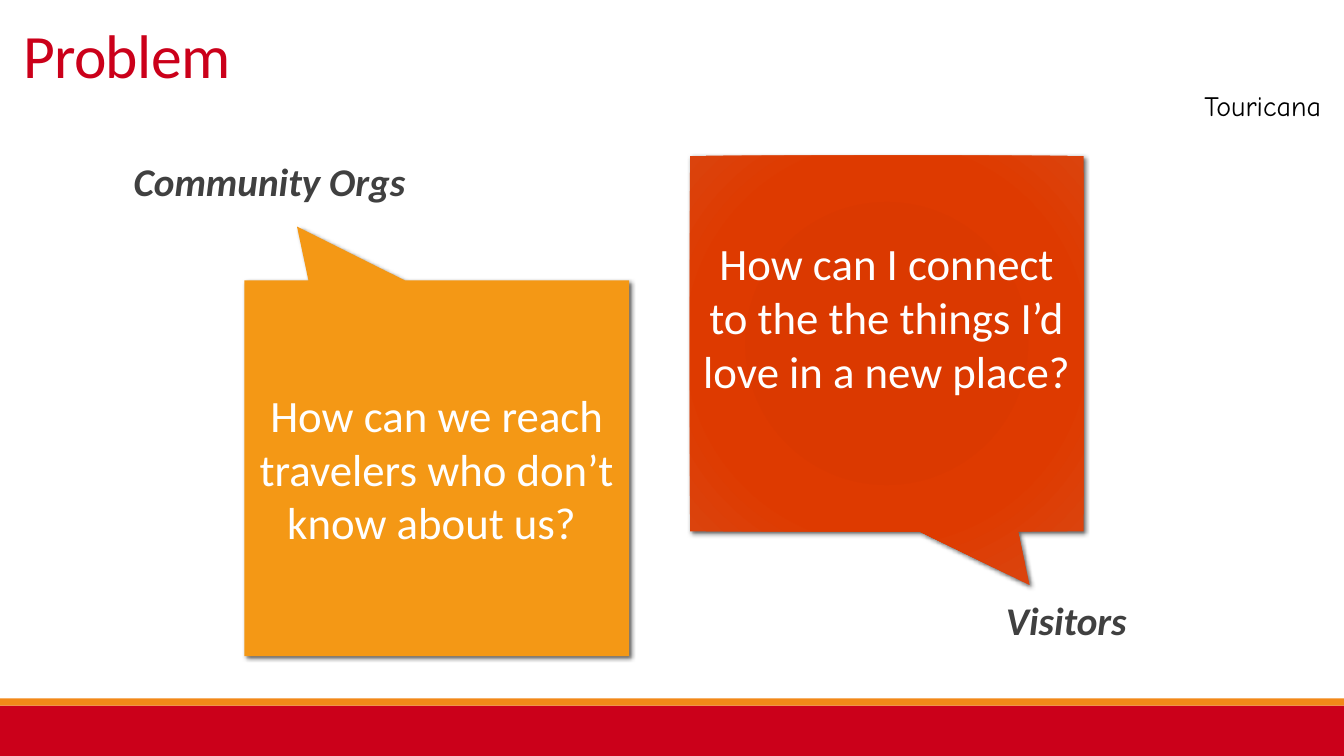
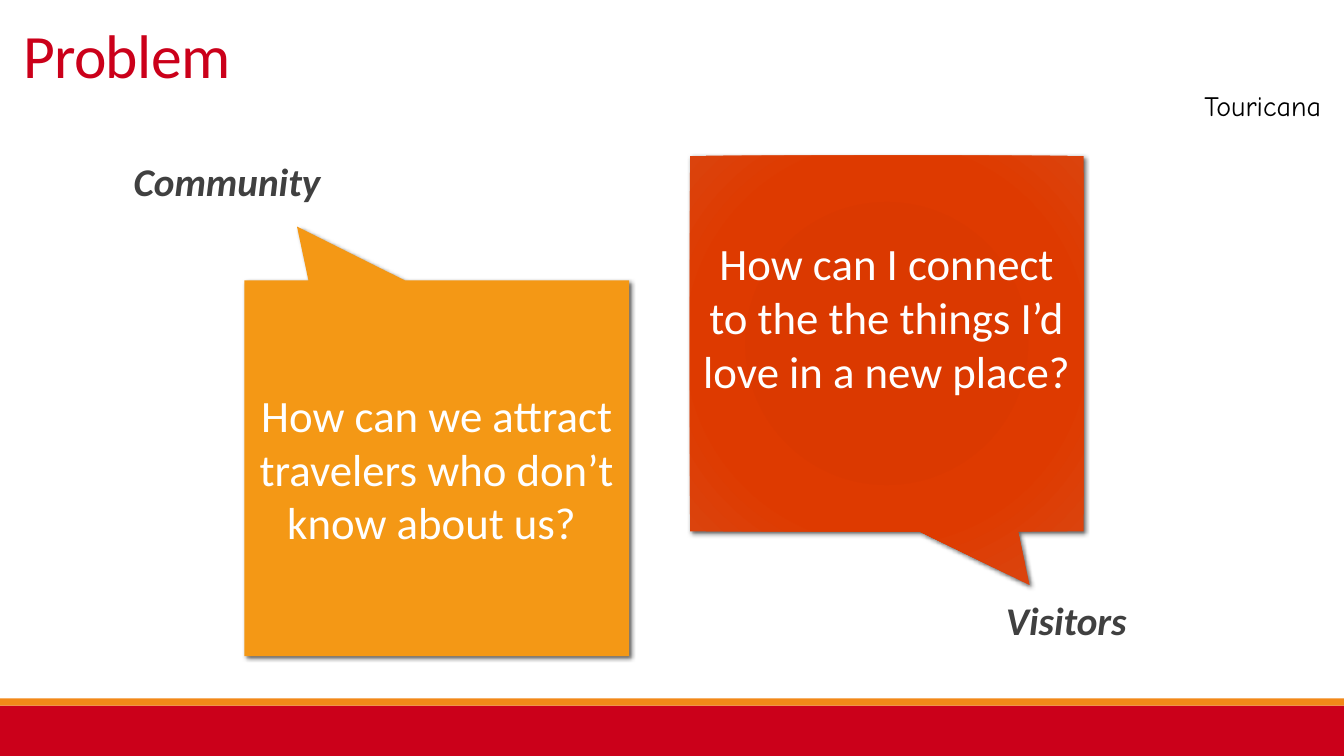
Before and after one commit to mc-funk/RedHotHack2015TripApp, a slide deck: slide 4 of Touricana RHH Presentation FINAL.pptx. Drawn at 1344x756 pixels with LibreOffice and Linux fonts; fonts in the diff are those of the drawing; background and template pictures are left out. Boxes give left, top, right and bottom in pixels: in the first picture for what was removed or moved away, otherwise in the second. Text is boxed around its words. In the diff, an @@ line names an element or a change of style, - is before the commit and + after.

```diff
--- a/Touricana RHH Presentation FINAL.pptx
+++ b/Touricana RHH Presentation FINAL.pptx
@@ text at (134,168,321,202): text changed @@
-  Community Orgs
+  Community
@@ text in speech box at (260,403,614,540): text changed @@
-How can we reach travelers who don’t know about us?
+How can we attract travelers who don’t know about us?
```
Also in this commit, not shown: 11 other slides changed, 1 slide added, 1 slide removed.
